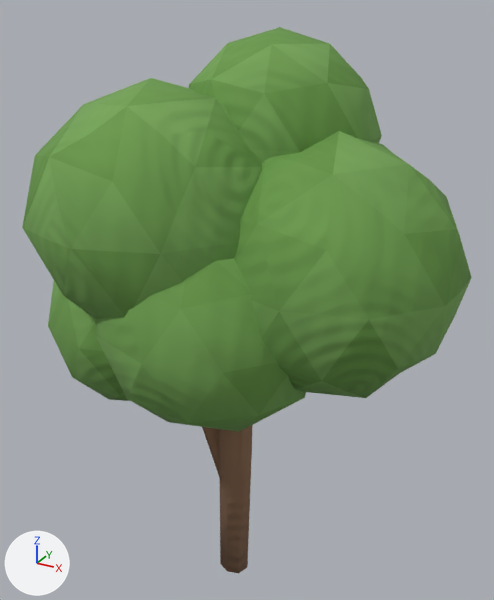
The glTF model assets/styles/bright_clay/models/tree.glb as it was, and as the next commit left it.
Camera for both pictures: a camera (50 mm lens) standing at (1.99, -3.39, 3.86) and looking at (0.05, 0.14, 2.1). Arrows for +X, +Y and +Z are at lower left; the lights stay in place. The older version comes first. Where no turn or scale is listed for an object, it has been applied to the vertices. Vertices at exactly the same position are counted once.

The first picture shows 'Body.013'.
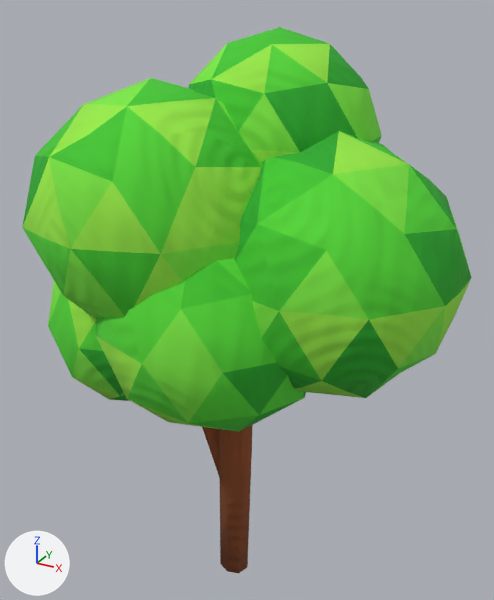
What differs and where, as boxes (x1, y1, x2, y2) in the pictures (494 x 600 px):
part 1 of me_cylinder_219, recoloured: (22, 27, 472, 432) in both
part 2 of me_cylinder_219, recoloured: (202, 425, 253, 573) in both

What changed in the scene script:
```text
Change me_cylinder_219:
    where me_cylinder_219.from_pydata(...)  # 446 vertices, 856 faces; spans x -1.2..1.52, y -0.83..1.12, z -2.19..1.52
    used by ob_body_013; location = (-0.15, -0.15, 2.2)
    me_cylinder_219 part 1: 640 faces centred in x -1.19..1.51, y -0.79..1.06, z -0.92..1.47 are repainted in the vertex colours; the middle colour goes from green #6e9e4f to green #56db36
    me_cylinder_219 part 2: 216 faces centred in x -0.53..0.85, y -0.21..0.31, z -2.19..0.55 are repainted in the vertex colours; the middle colour goes from brown #8b694f to brown #904b24
```
